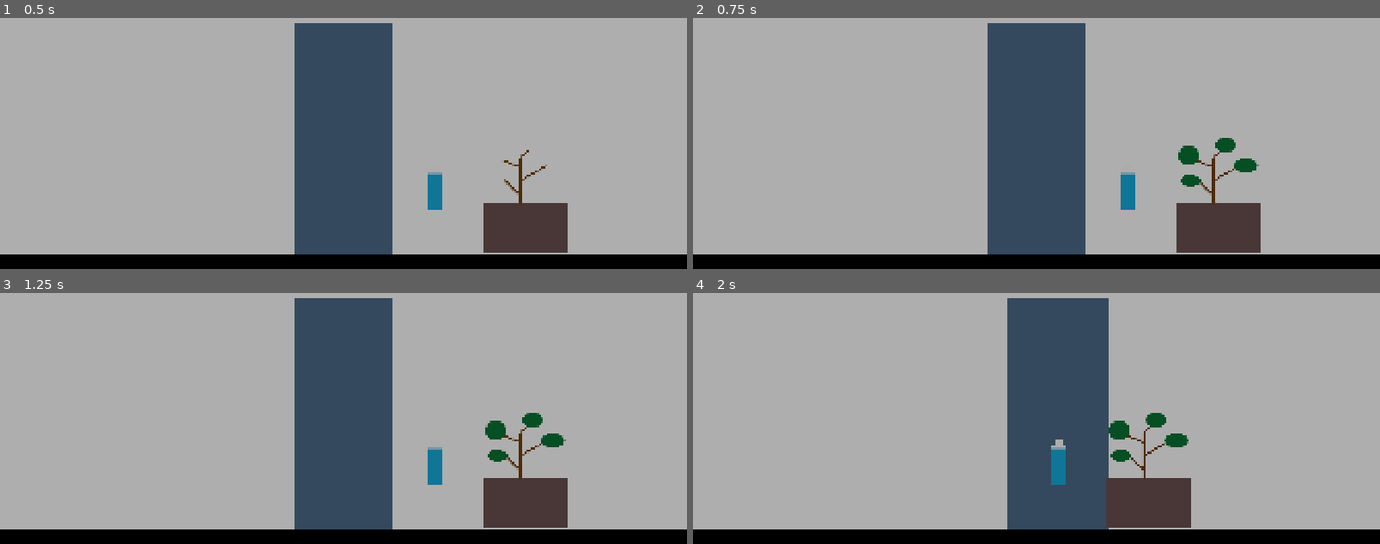
Above: before the commit, frames 1-4 (two rows, left to right).
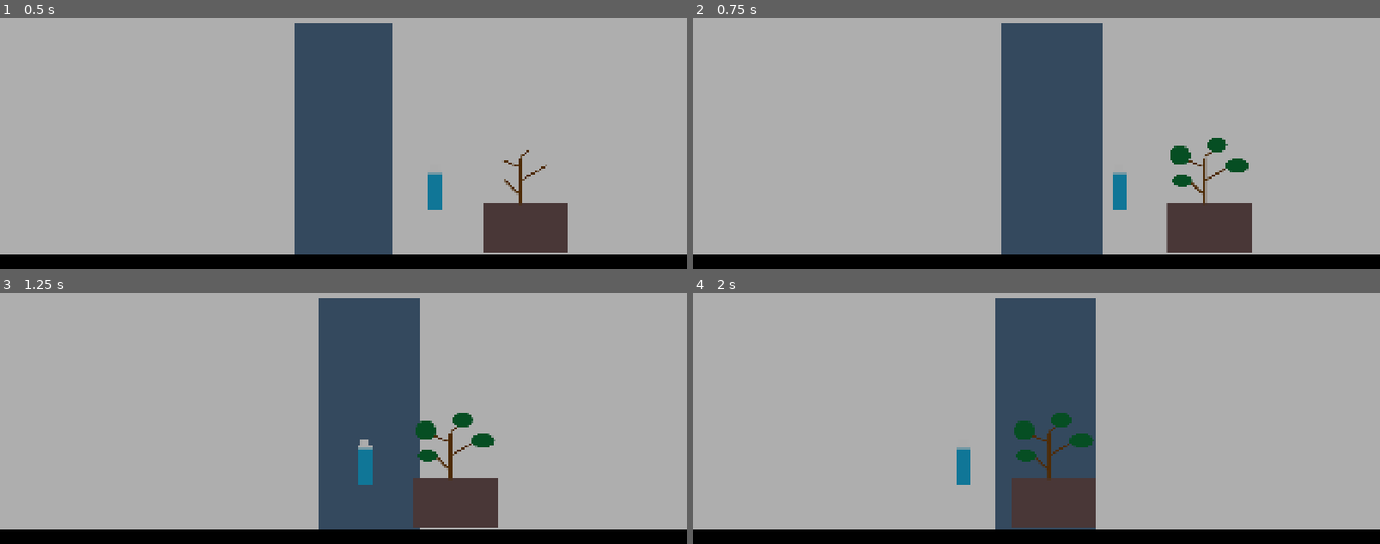
Above: after the commit, the same moments.

Repository: FrancinettVR/Tacos-de-milanesa
Game: Godot game, scene res://scenes/rooms/main_room.tscn
The game is run twice, just before and just after one commit, with the same random seed, the same clock (stepped at 60 frames per second) and the same inputs.
Inputs (mouse positions are in pixels of both pictures, inside the frame that each line leads up to):
- Up to frame 1 (0.5 s): no input
- Up to frame 2 (0.75 s): tap Enter at 0.5 s; drag from (1221, 198) to (outside the picture) at 0.52 s
- Up to frame 3 (1.25 s): no input
- Up to frame 4 (2 s): drag from (1125, 463) to (1002, 428) at 1.27 s

Frame 1 is identical in both runs. In frame 2, 6.0% of the frame differs, in the area x 42-83%, y 2-95%; in frame 3, 13%; in frame 4, 10%.

Commit message:
Add GrupoRopaCanasto

Diff:
--- /dev/null
+++ b/scenes/interactables/canasto.gd
@@ -0,0 +1,24 @@
+extends Interactable
+class_name Canasto
+
+## Cantidad de prendas necesarias
+@export var total_prendas: int = 3
+var prendas_depositadas: int = 0
+
+## feedback temporal
+@onready var color_rect: ColorRect = get_node_or_null("ColorRect")
+
+func al_iniciar() -> void:
+	if id.is_empty():
+		id = "canasto"
+
+func depositar_ropa() -> void:
+	prendas_depositadas += 1
+	# Al depositar todas las prendas requeridas, se completa la interacción
+	if prendas_depositadas >= total_prendas:
+		intentar_interactuar()
+
+func on_interaccion_exitosa() -> void:
+	# Color más oscuro cuando está lleno
+	if color_rect:
+		color_rect.color = Color(0.35, 0.22, 0.12)
--- /dev/null
+++ b/scenes/interactables/grupo_ropa_canasto.tscn
@@ -0,0 +1,83 @@
+[gd_scene format=3 uid="uid://c6u7q4m2vw8xy"]
+
+[ext_resource type="Script" path="res://scenes/interactables/canasto.gd" id="1_canasto"]
+[ext_resource type="Script" path="res://scenes/interactables/ropa.gd" id="2_ropa"]
+
+[sub_resource type="RectangleShape2D" id="RectangleShape2D_canasto"]
+size = Vector2(200, 160)
+
+[sub_resource type="RectangleShape2D" id="RectangleShape2D_ropa"]
+size = Vector2(90, 80)
+
+[node name="GrupoRopaCanasto" type="Node2D"]
+
+[node name="Canasto" type="Area2D" parent="."]
+position = Vector2(600, 0)
+script = ExtResource("1_canasto")
+
+[node name="Sprite2D" type="Sprite2D" parent="Canasto"]
+
+[node name="ColorRect" type="ColorRect" parent="Canasto"]
+offset_left = -100.0
+offset_top = -80.0
+offset_right = 100.0
+offset_bottom = 80.0
+mouse_filter = 2
+color = Color(0.62, 0.44, 0.28, 1)
+
+[node name="CollisionShape2D" type="CollisionShape2D" parent="Canasto"]
+shape = SubResource("RectangleShape2D_canasto")
+
+[node name="Ropa1" type="Area2D" parent="." node_paths=PackedStringArray("canasto")]
+position = Vector2(0, 40)
+script = ExtResource("2_ropa")
+canasto = NodePath("../Canasto")
+
+[node name="Sprite2D" type="Sprite2D" parent="Ropa1"]
+
+[node name="ColorRect" type="ColorRect" parent="Ropa1"]
+offset_left = -45.0
+offset_top = -40.0
+offset_right = 45.0
+offset_bottom = 40.0
+mouse_filter = 2
+color = Color(0.24, 0.48, 0.85, 1)
+
+[node name="CollisionShape2D" type="CollisionShape2D" parent="Ropa1"]
+shape = SubResource("RectangleShape2D_ropa")
+
+[node name="Ropa2" type="Area2D" parent="." node_paths=PackedStringArray("canasto")]
+position = Vector2(160, 40)
+script = ExtResource("2_ropa")
+canasto = NodePath("../Canasto")
+
+[node name="Sprite2D" type="Sprite2D" parent="Ropa2"]
+
+[node name="ColorRect" type="ColorRect" parent="Ropa2"]
+offset_left = -45.0
+offset_top = -40.0
+offset_right = 45.0
+offset_bottom = 40.0
+mouse_filter = 2
+color = Color(0.85, 0.32, 0.32, 1)
+
+[node name="CollisionShape2D" type="CollisionShape2D" parent="Ropa2"]
+shape = SubResource("RectangleShape2D_ropa")
+
+[node name="Ropa3" type="Area2D" parent="." node_paths=PackedStringArray("canasto")]
+position = Vector2(320, 40)
+script = ExtResource("2_ropa")
+canasto = NodePath("../Canasto")
+
+[node name="Sprite2D" type="Sprite2D" parent="Ropa3"]
+
+[node name="ColorRect" type="ColorRect" parent="Ropa3"]
+offset_left = -45.0
+offset_top = -40.0
+offset_right = 45.0
+offset_bottom = 40.0
+mouse_filter = 2
+color = Color(0.3, 0.75, 0.45, 1)
+
+[node name="CollisionShape2D" type="CollisionShape2D" parent="Ropa3"]
+shape = SubResource("RectangleShape2D_ropa")
--- /dev/null
+++ b/scenes/interactables/ropa.gd
@@ -0,0 +1,28 @@
+extends DragInteractable
+class_name Ropa
+
+## Referencia al canasto donde se debe depositar la ropa
+@export var canasto: Node
+
+func al_iniciar() -> void:
+	if id.is_empty():
+		id = "ropa"
+
+## Comprueba si se soltó sobre el canasto
+func objetivo_valido() -> bool:
+	var areas = get_overlapping_areas()
+	for area in areas:
+		if area == canasto:
+			return true
+	return false
+
+func resolver_posicion_final() -> void:
+	pass # La ropa se queda donde fue soltada y se oculta
+
+func on_interaccion_exitosa() -> void:
+	if canasto and canasto.has_method("depositar_ropa"):
+		canasto.depositar_ropa()
+	elif canasto and canasto.has_method("intentar_interactuar"):
+		canasto.intentar_interactuar()
+	hide()
+	monitoring = false
--- a/scenes/rooms/main_room.tscn
+++ b/scenes/rooms/main_room.tscn
@@ -4,6 +4,7 @@
 [ext_resource type="PackedScene" uid="uid://bukkpu717fis7" path="res://scenes/characters/protagonist.tscn" id="2_protagonist"]
 [ext_resource type="PackedScene" uid="uid://dlioi8unl6dd5" path="res://scenes/interactables/grupo_planta_botella.tscn" id="3_planta_botella"]
 [ext_resource type="PackedScene" uid="uid://b5lbil4w8oko3" path="res://scenes/interactables/grupo_cesto_basura.tscn" id="4_cesto_basura"]
+[ext_resource type="PackedScene" path="res://scenes/interactables/grupo_ropa_canasto.tscn" id="5_ropa_canasto"]
 
 [sub_resource type="RectangleShape2D" id="RectangleShape2D_m2g58"]
 size = Vector2(5760, 1080)
@@ -41,3 +42,6 @@
 
 [node name="GrupoCestoBasura" parent="." unique_id=72386159 instance=ExtResource("4_cesto_basura")]
 position = Vector2(3200, 326)
+
+[node name="GrupoRopaCanasto" parent="." instance=ExtResource("5_ropa_canasto")]
+position = Vector2(4400, 960)
Not shown, added: scenes/interactables/canasto.gd.uid
Not shown, added: scenes/interactables/ropa.gd.uid
